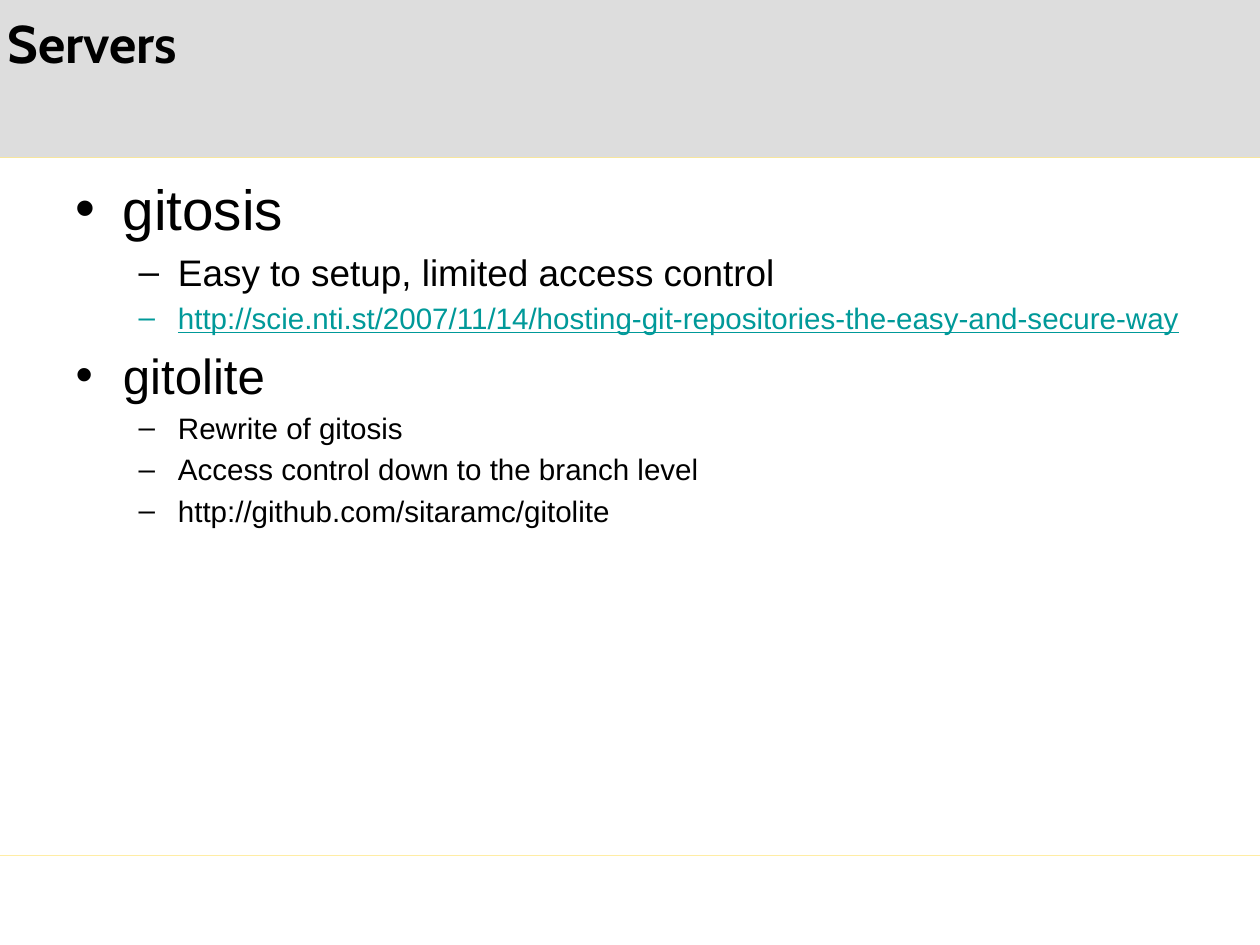
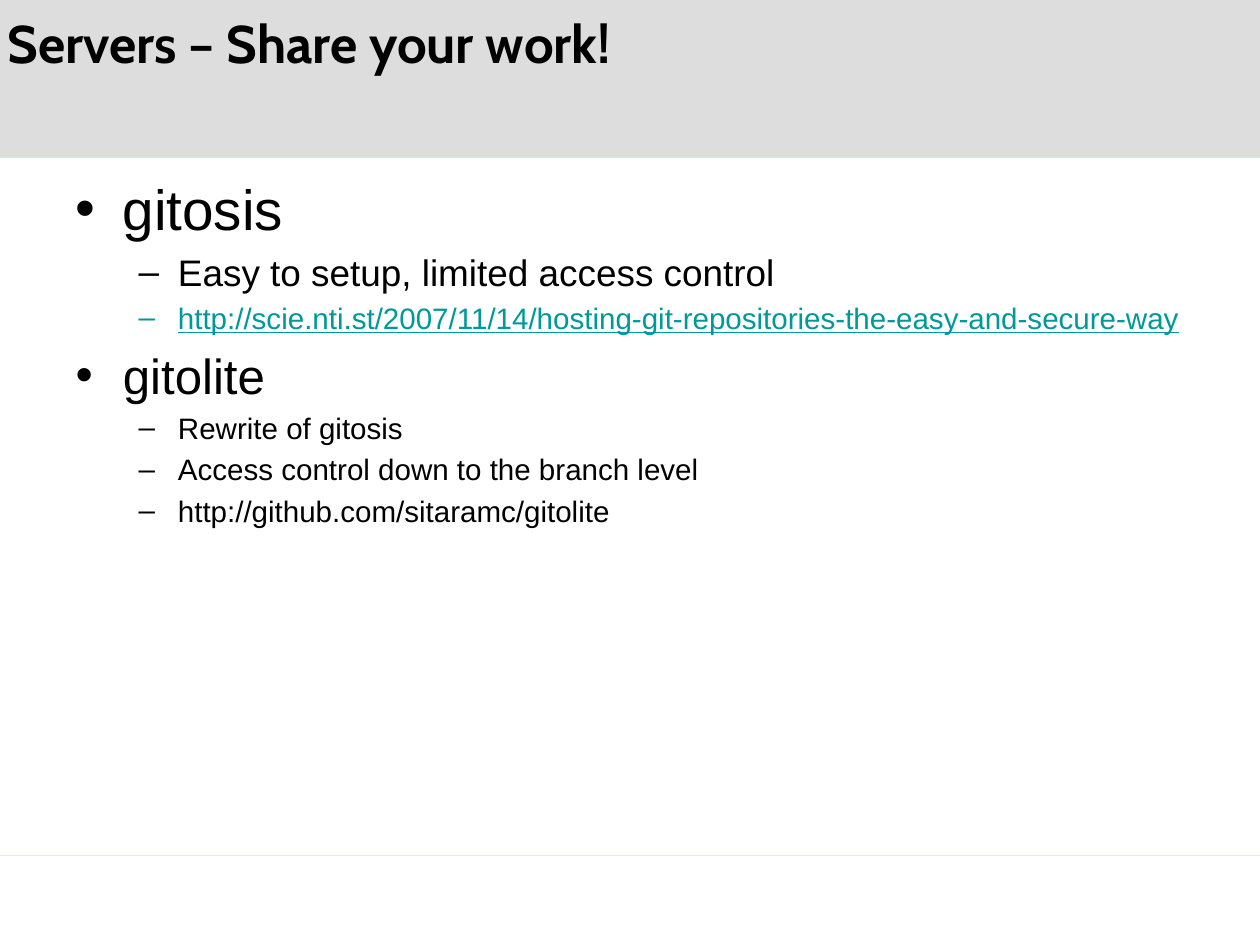
Before and after one commit to mglazer/GitPresentation, a slide deck: slide 40 of presentation.pptx (slide 36 before the commit). Drawn at 1260x945 pixels with LibreOffice and Linux fonts; fonts in the diff are those of the drawing; background and template pictures are left out. Boxes give left, top, right and bottom in pixels: in the first picture for what was removed or moved away, otherwise in the second. Text is boxed around its words. In the diff, an @@ line names an element or a change of style, - is before the commit and + after.

Commit message:
More presentation updates.

```diff
--- a/presentation.pptx
+++ b/presentation.pptx
@@ text at (7, 23, 611, 75): text changed @@
-Servers
+Servers – Share your work!
```
Also in this commit, not shown: 2 other slides changed, 4 slides added, 1 other file.
